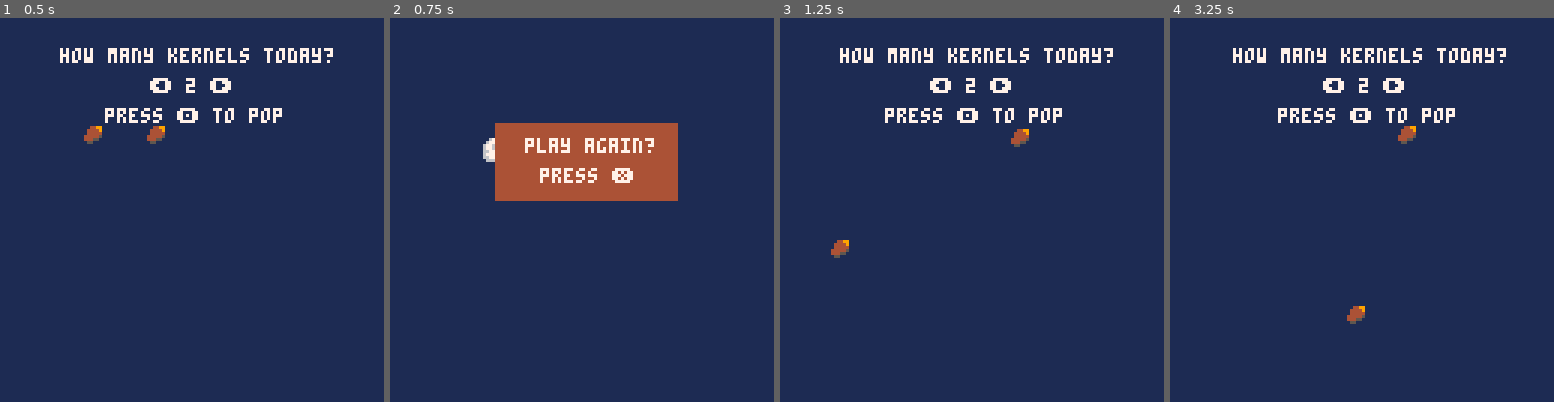
Above: before the commit, frames 1-4 (left to right).
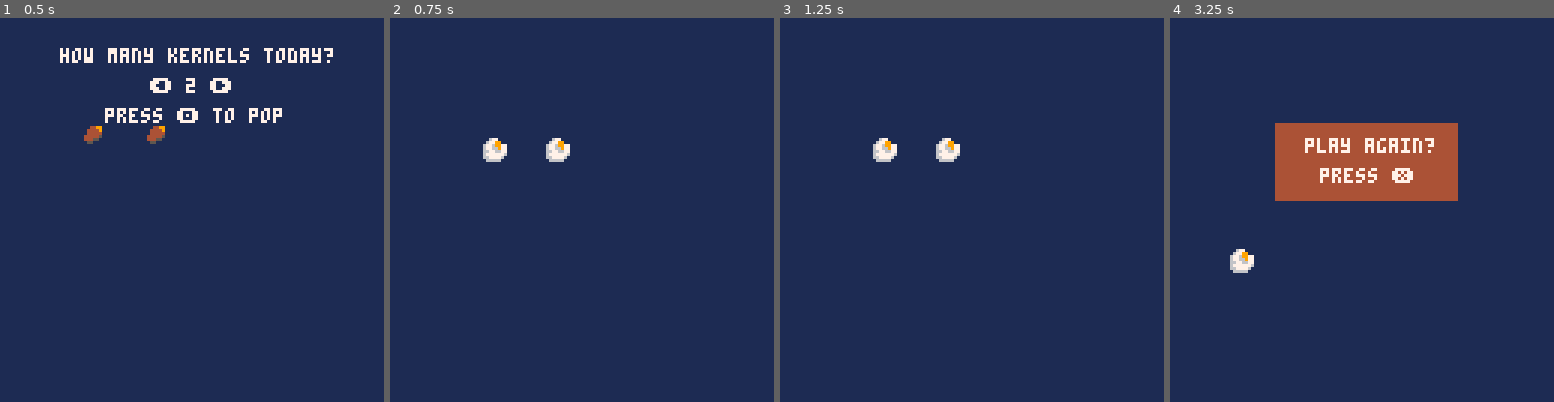
Above: after the commit, the same moments.

Repository: thoughtlesslabs/popper
Game: PICO-8 cartridge popper.p8
Same seed, same stepped clock (60 frames per second), same inputs: the game is played once before the commit and once after it.
Inputs:
- Up to frame 1 (0.5 s): tap X (X key) at 0.33 s
- Up to frame 2 (0.75 s): tap O (Z key) at 0.7 s
- Up to frame 3 (1.25 s): tap X (X key) at 1.07 s
- Up to frame 4 (3.25 s): hold Right 1.6-2.1 s; tap O (Z key) every 0.4 s from 1.7 to 2.9 s; tap X (X key) at 1.85, 2.97 s; hold Right 2.47-3.03 s; hold Left from 3.08 s (still down)

Frame 1 is identical in both runs. In frame 2, 9.6% of the frame differs, in the area x 27-75%, y 27-48%; in frame 3, 3.3%; in frame 4, 12%, in the area x 15-88%, y 7-80%.

Commit message:
Added game timer allowing shake to stop before retry

Diff:
--- a/popper.p8
+++ b/popper.p8
@@ -9,6 +9,7 @@
 	cls()
 	mode="start"
 	shake=0
+	gametimer=0
 	levelnum=1
 	levels={}
 	levels[1]="ff"
@@ -37,6 +38,7 @@
 	popcount=0
 	mode="game"
 	rotater()
+	gametimer=30
 end
 
 --user select kernel count
@@ -146,10 +148,14 @@
 end
 
 function retry()
-	rectfill(35,35,95,60,4)
-	print("play again?",45,40,7)
-	print("press ❎",50,50,7)
-	update_retry()
+	gametimer-=1
+	if gametimer<=0 then
+		shake=0
+		rectfill(35,35,95,60,4)
+		print("play again?",45,40,7)
+		print("press ❎",50,50,7)
+		update_retry()
+	end
 end
 
 function update_retry()
